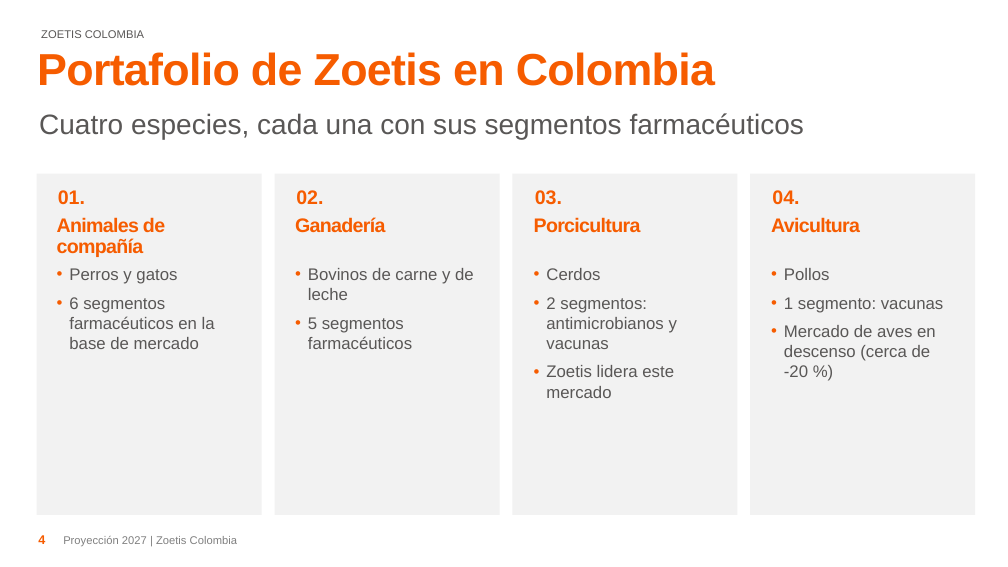
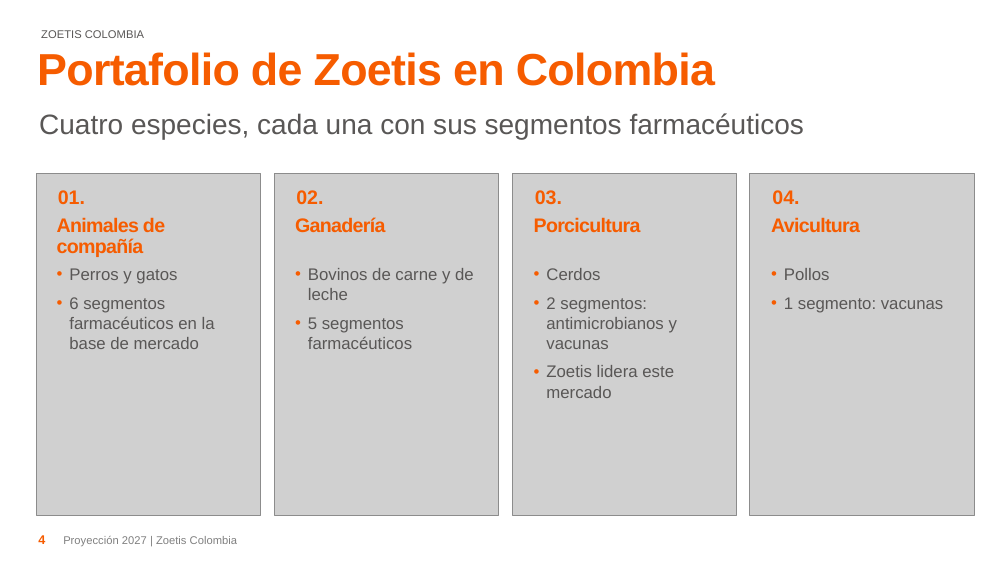
Before and after one commit to jkcuellarc-del/MercadoFarma, a slide deck: slide 4 of presentacion/Sustentacion_Proyeccion_2027_Zoetis_Colombia.pptx. Drawn at 1008x567 pixels with LibreOffice and Linux fonts; fonts in the diff are those of the drawing; grey boxes stand for pictures; background and template pictures are left out. Boxes give left, top, right and bottom in pixels: in the first picture for what was removed or moved away, otherwise in the second. Text is boxed around its words. In the diff, an @@ line names an element or a change of style, - is before the commit and + after.

```diff
--- a/presentacion/Sustentacion_Proyeccion_2027_Zoetis_Colombia.pptx
+++ b/presentacion/Sustentacion_Proyeccion_2027_Zoetis_Colombia.pptx
@@ rectangle removed at bbox=[36, 173, 261, 515] @@
@@ picture added at bbox=[36, 173, 261, 515] @@
@@ rectangle removed at bbox=[274, 173, 499, 515] @@
@@ picture added at bbox=[274, 173, 499, 515] @@
@@ rectangle removed at bbox=[512, 173, 737, 515] @@
@@ picture added at bbox=[512, 173, 737, 515] @@
@@ rectangle removed at bbox=[750, 173, 975, 515] @@
@@ picture added at bbox=[750, 173, 975, 515] @@
@@ text at bbox=[784, 325, 936, 377]: paragraph removed @@
-• Mercado de aves en descenso (cerca de -20 %)
```
Also in this commit, not shown: 3 other slides changed, 2 slides added, 12 other files.
